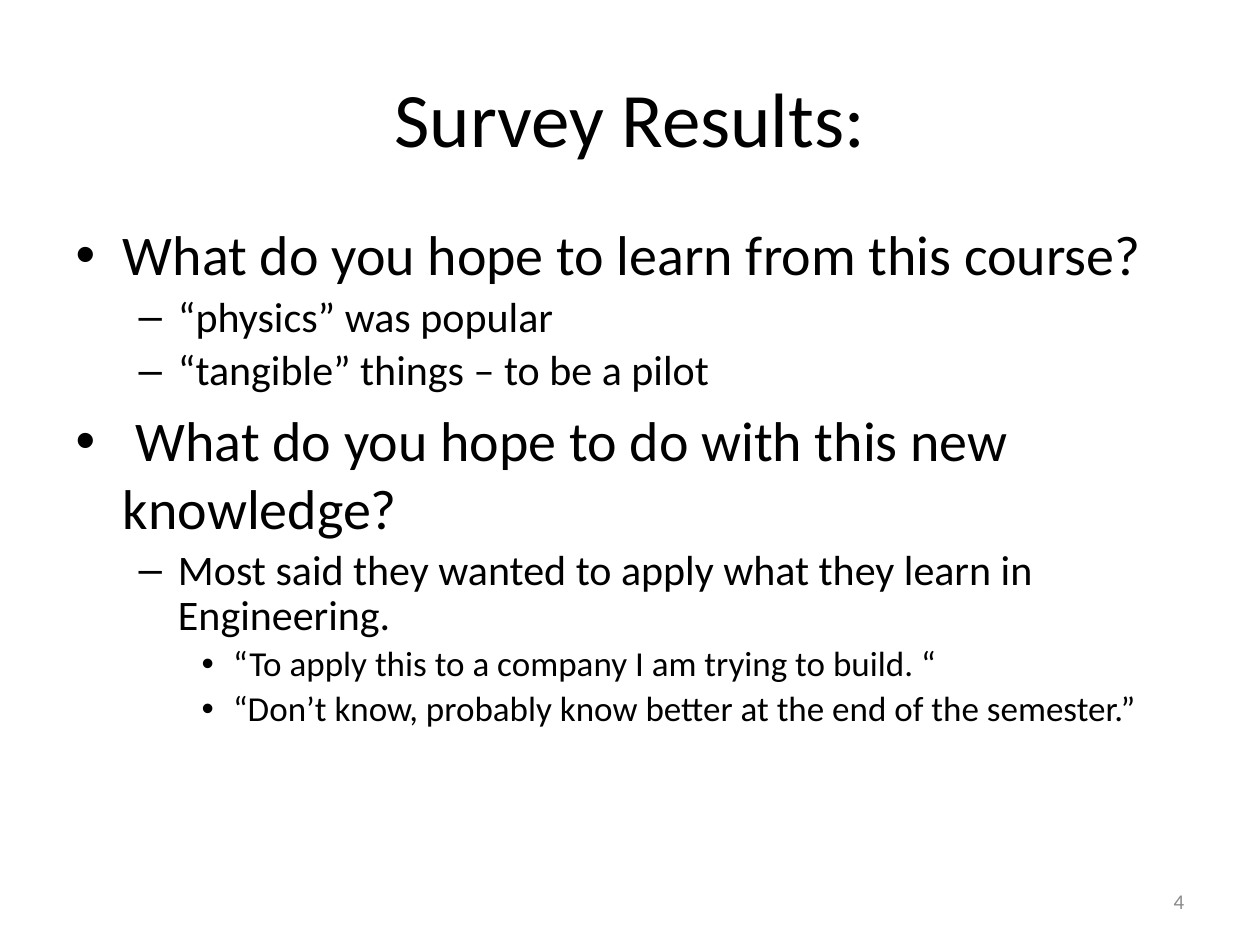
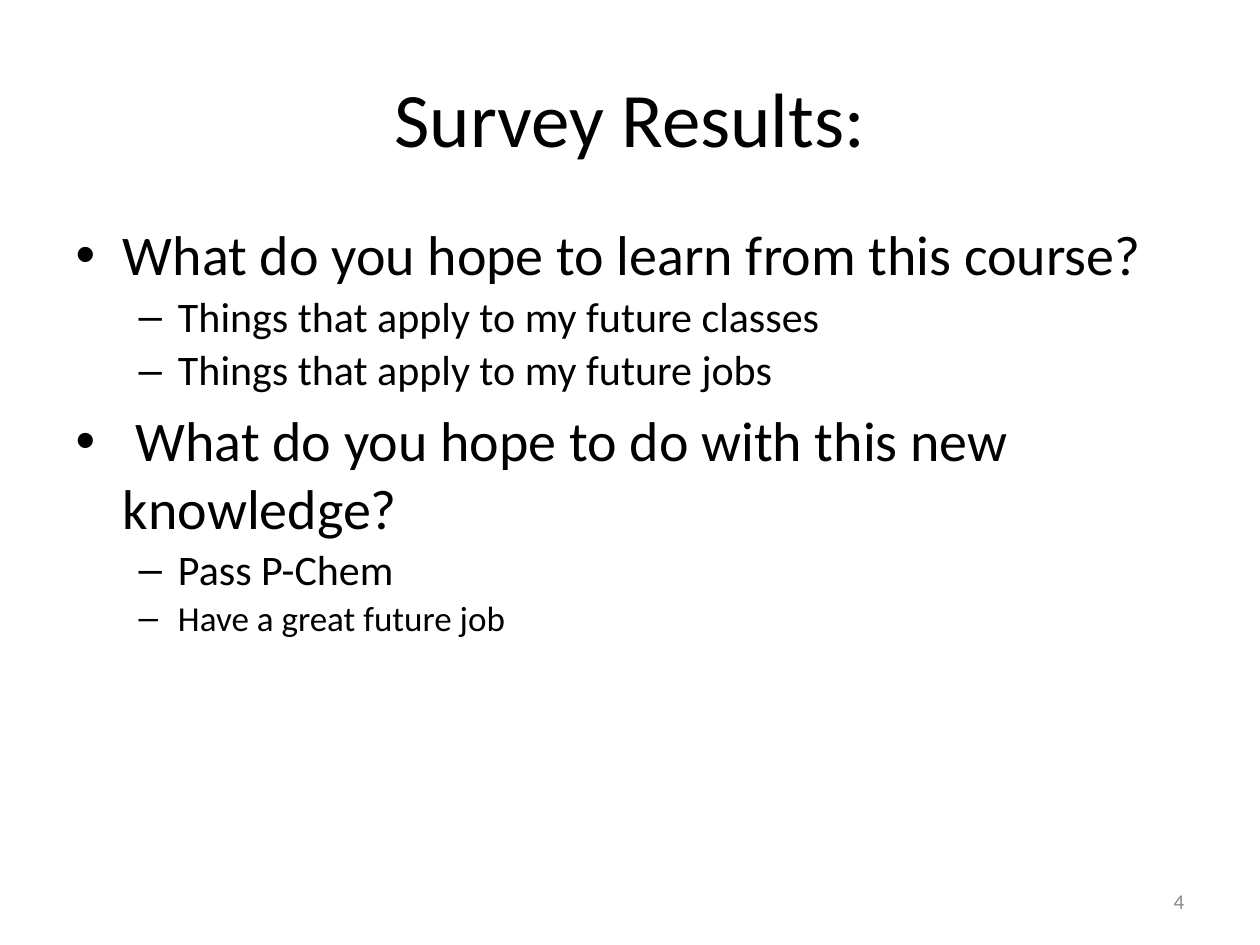
Before and after one commit to rtlines/PH223-Engineering-Physics, a slide deck: slide 4 of Slides/PH223_Lecture_01.pptx. Drawn at 1260x945 pixels with LibreOffice and Linux fonts; fonts in the diff are those of the drawing. Boxes give left, top, right and bottom in pixels: in the first picture for what was removed or moved away, otherwise in the second. Text is boxed around its words. In the diff, an @@ line names an element or a change of style, - is before the commit and + after.

```diff
--- a/Slides/PH223_Lecture_01.pptx
+++ b/Slides/PH223_Lecture_01.pptx
@@ text at (178,302,820,393): text changed @@
-  – “physics” was popular
-  – “tangible” things – to be a pilot
+  – Things that apply to my future classes
+  – Things that apply to my future jobs
@@ text at (178,555,505,637): text changed @@
-  – Most said they wanted to apply what they learn in Engineering.
-    • “To apply this to a company I am trying to build. “
-    • “Don’t know, probably know better at the end of the semester.”
+  – Pass P-Chem
+  – Have a great future job
```
Also in this commit, not shown: 6 other slides changed, 2 slides added, 10 other files.
